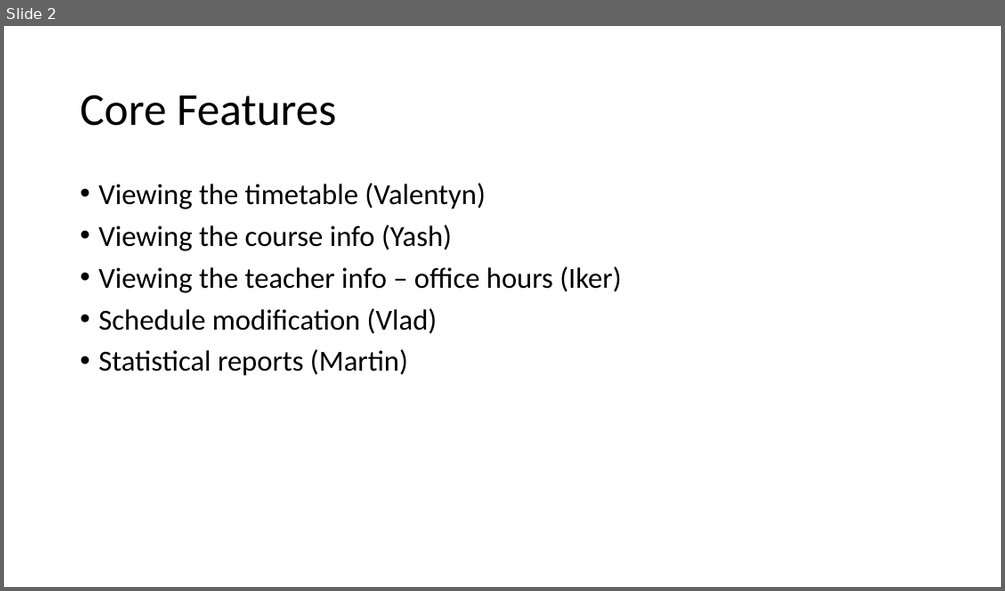
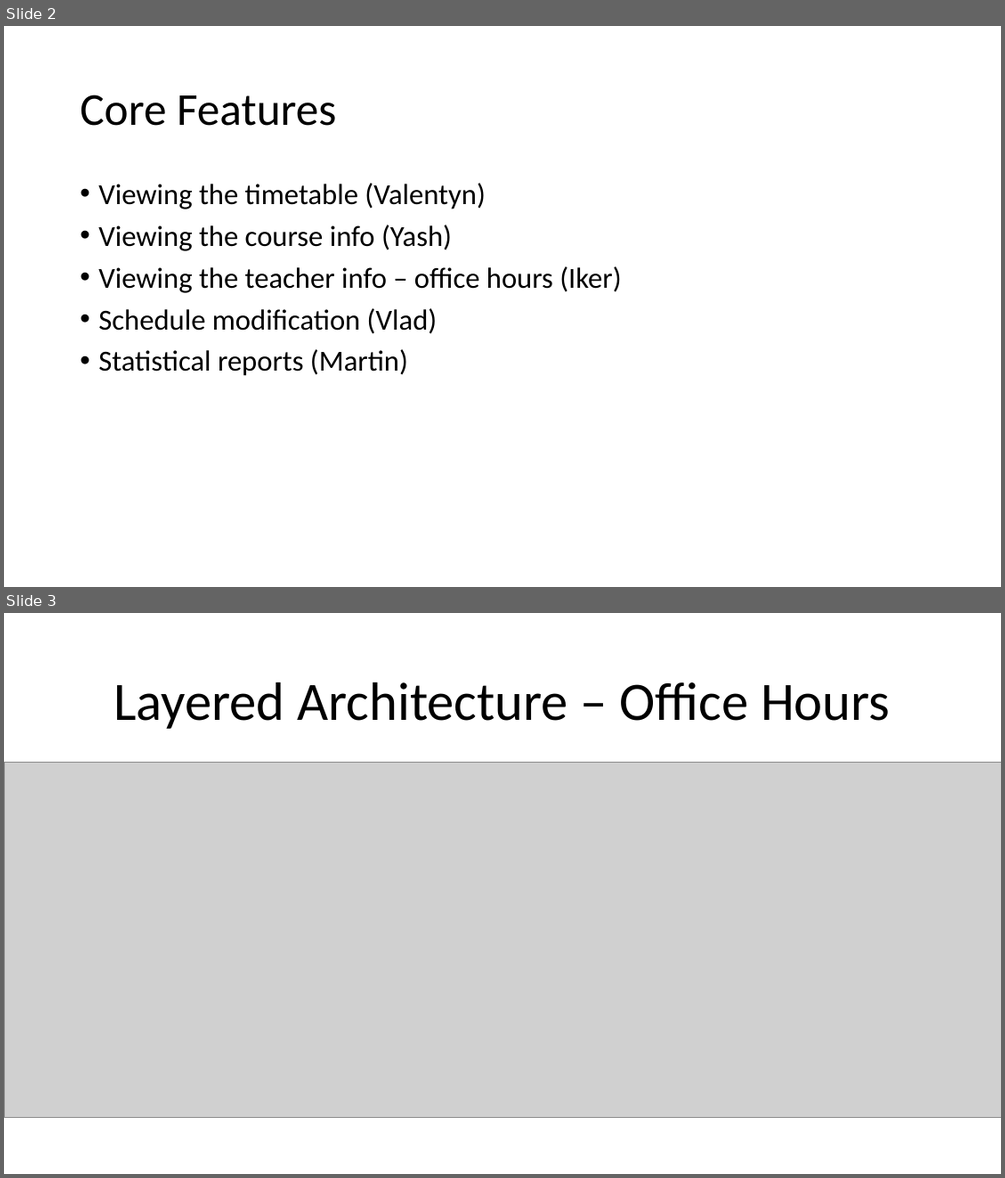
Before and after one commit to mayembe-martin/software_architecture_schedules, a slide deck: Schedules 1.pptx. Shown one above the other, each under a label of ours: slide 2 before the commit, slides 2 and 3 after it. The pictures are 1005x591 and 1005x1178 pixels, drawn with LibreOffice and Linux fonts; fonts in the diff are those of the drawing; grey boxes stand for pictures. Boxes give left, top, right and bottom in pixels: in the first picture for what was removed or moved away, otherwise in the second. Text is boxed around its words. In the diff, an @@ line names an element or a change of style, - is before the commit and + after.

```diff
--- a/Schedules 1.pptx
+++ b/Schedules 1.pptx
@@ slide 3 added at [4,613,1001,1174], background #FFFFFF @@
@@ title added at [113,682,890,729], 52 pt, text #000000 @@
+Layered Architecture – Office Hours
@@ picture added at [4,763,1001,1118] @@
```
Also in this commit, not shown: 2 slides changed, 1 other slide added.
